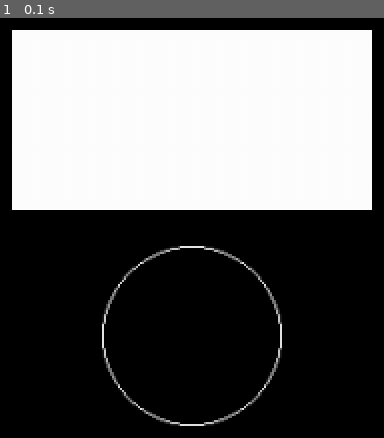
Above: before the commit, frame 1.
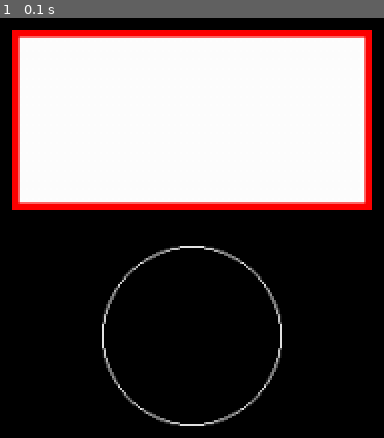
Above: after the commit, the same moment.

Repository: ardalangh/PokerPygame
Game: pygame game, started from main.py
Same seed, same stepped clock (60 frames per second), same inputs: the game is played once before the commit and once after it.
Inputs:
- Up to frame 1 (0.1 s): no input

The runs differ from the first frame. In frame 1, 5.2% of the frame differs, in the area x 3-97%, y 2-46%.

Commit message:
end of session

Diff:
--- a/Button.py
+++ b/Button.py
@@ -13,10 +13,21 @@
         self.button_rect.x -= Button.WIDTH / 2
         self.button_rect.y -= Button.HEIGHT / 2
         self.clicked = False
+        self.start_cyle_after_click = None
+        self.animation_duration = 5
 
     def being_clicked(self, mousePos):
+        self.clicked = True
         return self.button_rect.collidepoint(mousePos)
 
-    def draw(self, screen):
+    def draw(self, screen, cycle):
         # HW get the self.message and render it as file on top of your button
+
+
+
+        # without border and white
         pygame.draw.rect(screen, (255, 255, 255), self.button_rect)
+
+
+        # with border and green
+        pygame.draw.rect(screen, (255, 0, 0), self.button_rect, 4)
--- a/main.py
+++ b/main.py
@@ -50,6 +50,7 @@
 button = Button(size[0]/2,size[1]/2, None, None )
 
 
+cycle = 0
 while running:
     for event in pygame.event.get():
         if event.type == pygame.QUIT:
@@ -70,7 +71,7 @@
 
 
 
-    button.draw(screen)
+    button.draw(screen, cycle)
     # [c.draw(screen) for c in user.cards]
     # [c.draw(screen) for c in dummyPlayer1.cards]
     # [c.draw(screen) for c in dummyPlayer2.cards]
@@ -83,3 +84,4 @@
 
     pygame.display.flip()
     clock.tick(32)
+    cycle += 1
